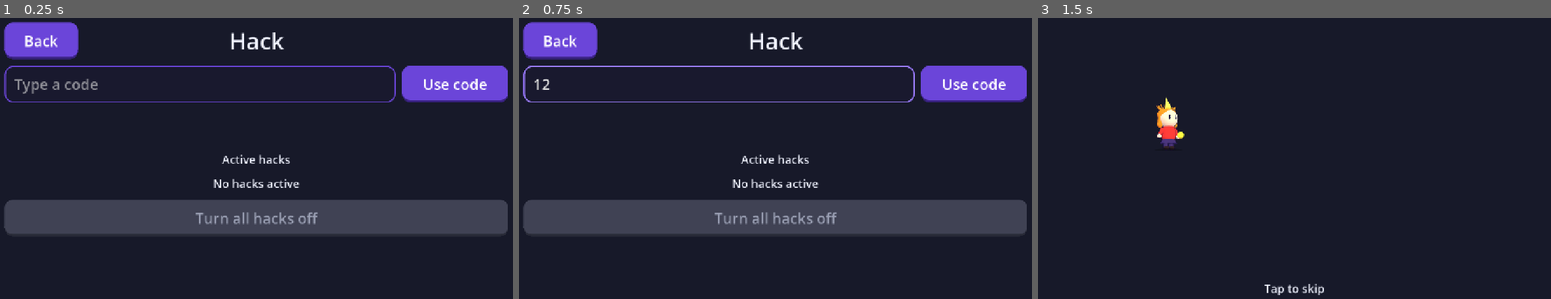
Above: before the commit, frames 1-3 (left to right).
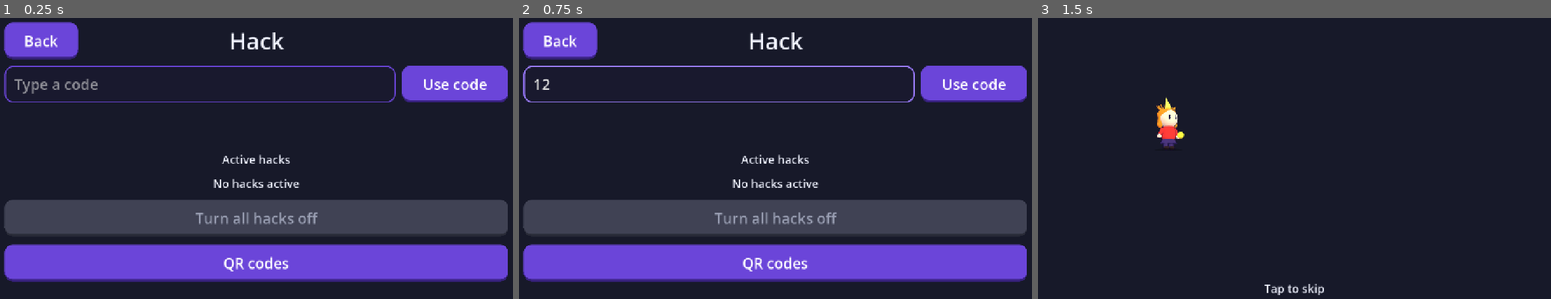
Above: after the commit, the same moments.

Repository: martinnordio/hack_star
Game: Godot game, scene res://scenes/hack_screen.tscn
Two runs of this game, one before a commit and one after it. Both use one fixed random seed, a clock stepped at 60 frames per second and the inputs below. This scene is started directly instead of the project's main scene.
Inputs (mouse positions are in pixels of both pictures, inside the frame that each line leads up to):
- Up to frame 1 (0.25 s): no input
- Up to frame 2 (0.75 s): click (719, 85) at 0.52 s; type "12" at 0.6 s
- Up to frame 3 (1.5 s): click "Back" at 1.25 s

The runs differ from the first frame. In frame 1, 13% of the frame differs, in the area x 0-99%, y 80-94%; in frame 2, 13%; in frame 3, nothing differs.

Commit message:
Step 6: QR page with savable images (#29)
Co-authored-by: Copilot <223556219+Copilot@users.noreply.github.com>

Diff:
--- a/hack_star_godot/game/hacks.gd
+++ b/hack_star_godot/game/hacks.gd
@@ -58,6 +58,11 @@
 	return ""
 
 
+## The text of a hack's QR code: the game's address with the code (D9 of spec 05).
+static func link(game_address: String, code: String) -> String:
+	return "%s?%s=%s" % [game_address, CODE_PARAMETER, normalize_code(code).uri_encode()]
+
+
 ## "Credits: 321", or the unlimited sign with the hack.
 static func credits_text(credits: int, hacks: Array[String]) -> String:
 	return "Credits: %s" % (UNLIMITED_TEXT if INFINITE_CREDITS in hacks else str(credits))
--- a/hack_star_godot/scenes/autoload/screens.gd
+++ b/hack_star_godot/scenes/autoload/screens.gd
@@ -8,6 +8,7 @@
 const FIGHTER: String = "res://scenes/fighter_screen.tscn"
 const INFO: String = "res://scenes/info.tscn"
 const HACK: String = "res://scenes/hack_screen.tscn"
+const QR: String = "res://scenes/qr_page.tscn"
 
 
 func go_to(path: String) -> Error:
--- a/hack_star_godot/scenes/hack_screen.gd
+++ b/hack_star_godot/scenes/hack_screen.gd
@@ -34,6 +34,7 @@
 	_code_edit.text_submitted.connect(submit)
 	_use_button.pressed.connect(_on_use_pressed)
 	_reset_button.pressed.connect(_on_reset_pressed)
+	_qr_button.pressed.connect(_on_qr_pressed)
 	_confirm.confirmed.connect(_on_reset_confirmed)
 	_message.resized.connect(_center_message_pivot)
 	_refresh()
@@ -64,6 +65,10 @@
 
 func _on_use_pressed() -> void:
 	submit(_code_edit.text)
+
+
+func _on_qr_pressed() -> void:
+	Screens.go_to(Screens.QR)
 
 
 func _on_reset_pressed() -> void:
--- a/hack_star_godot/scenes/hack_screen.tscn
+++ b/hack_star_godot/scenes/hack_screen.tscn
@@ -117,7 +117,6 @@
 text = "Turn all hacks off"
 
 [node name="QrButton" type="Button" parent="Margin/Column/Scroll/Content"]
-visible = false
 custom_minimum_size = Vector2(0, 80)
 layout_mode = 2
 text = "QR codes"
--- /dev/null
+++ b/hack_star_godot/scenes/qr_page.gd
@@ -0,0 +1,114 @@
+class_name QrPage
+extends Control
+## The QR page: a large QR code for each hack code, to scan from the screen or to save as an
+## image (spec 05, S10 and D10). The codes come from the server (`HackServer.list_hacks`).
+
+const MESSAGE_COLOR: Color = Color(0.94, 0.95, 1.0)
+const ERROR_COLOR: Color = Color(1.0, 0.55, 0.5)
+const QR_DISPLAY_SIZE: float = 320.0
+const LOCAL_GAME_ADDRESS: String = "http://localhost:8060/"
+
+## Where **Save image** writes a file outside the web export.
+var save_folder: String = "user://"
+
+@onready var _message: Label = $Margin/Column/Scroll/Content/Message
+@onready var _rows: HFlowContainer = $Margin/Column/Scroll/Content/Rows
+
+
+func _ready() -> void:
+	_message.text = "Loading…"
+	_message.add_theme_color_override("font_color", MESSAGE_COLOR)
+	var result: Dictionary = await HackServer.list_hacks()
+	if not is_inside_tree():
+		return
+	if result["status"] != HackServer.STATUS_OK:
+		_message.text = "Can't reach the hack server. Try again later."
+		_message.add_theme_color_override("font_color", ERROR_COLOR)
+		return
+	_message.text = "Scan a code with the camera, or save its image."
+	var hacks: Array[Dictionary] = []
+	hacks.assign(result["hacks"])
+	for hack: Dictionary in hacks:
+		_rows.add_child(_build_row(hack))
+
+
+## The address of the game, which a QR code opens (D9 of spec 05).
+static func game_address() -> String:
+	if OS.has_feature("web"):
+		var address: Variant = JavaScriptBridge.eval("location.origin + location.pathname")
+		if address is String and not (address as String).is_empty():
+			return address
+	return LOCAL_GAME_ADDRESS
+
+
+## Saves the QR image of a hack code: a download in the web export, else a PNG in
+## `save_folder`. Returns the path of the file, or an empty string for a download or a failure.
+func save_image(code: String) -> String:
+	var png: PackedByteArray = (
+		QrImage.image_for(Hacks.link(game_address(), code)).save_png_to_buffer()
+	)
+	var file_name: String = "hack-%s.png" % code.to_lower()
+	if OS.has_feature("web"):
+		JavaScriptBridge.download_buffer(png, file_name, "image/png")
+		return ""
+	var path: String = save_folder.path_join(file_name)
+	var file: FileAccess = FileAccess.open(path, FileAccess.WRITE)
+	if file == null:
+		return ""
+	file.store_buffer(png)
+	file.close()
+	return path
+
+
+func _build_row(hack: Dictionary) -> Control:
+	var code: String = hack["code"]
+	var row: PanelContainer = PanelContainer.new()
+	row.name = code.validate_node_name()
+	row.theme_type_variation = &"CardPanel"
+	var column: VBoxContainer = VBoxContainer.new()
+	column.name = "Column"
+	column.add_theme_constant_override("separation", 12)
+	row.add_child(column)
+	var title: Label = Label.new()
+	title.name = "Name"
+	title.text = hack["name"]
+	title.theme_type_variation = &"SubheadingLabel"
+	title.horizontal_alignment = HORIZONTAL_ALIGNMENT_CENTER
+	column.add_child(title)
+	var code_label: Label = Label.new()
+	code_label.name = "Code"
+	code_label.text = code
+	code_label.horizontal_alignment = HORIZONTAL_ALIGNMENT_CENTER
+	column.add_child(code_label)
+	var picture: TextureRect = TextureRect.new()
+	picture.name = "Picture"
+	picture.texture = QrImage.texture_for(Hacks.link(game_address(), code))
+	picture.texture_filter = CanvasItem.TEXTURE_FILTER_NEAREST
+	picture.expand_mode = TextureRect.EXPAND_IGNORE_SIZE
+	picture.stretch_mode = TextureRect.STRETCH_KEEP_ASPECT_CENTERED
+	picture.custom_minimum_size = Vector2(QR_DISPLAY_SIZE, QR_DISPLAY_SIZE)
+	column.add_child(picture)
+	var save: Button = Button.new()
+	save.name = "SaveButton"
+	save.text = "Save image"
+	save.custom_minimum_size = Vector2(0, 80)
+	column.add_child(save)
+	var saved: Label = Label.new()
+	saved.name = "Saved"
+	saved.autowrap_mode = TextServer.AUTOWRAP_ARBITRARY
+	saved.horizontal_alignment = HORIZONTAL_ALIGNMENT_CENTER
+	saved.visible = false
+	column.add_child(saved)
+	save.pressed.connect(_on_save_pressed.bind(code, saved))
+	return row
+
+
+func _on_save_pressed(code: String, saved: Label) -> void:
+	var path: String = save_image(code)
+	saved.visible = true
+	if OS.has_feature("web"):
+		saved.text = "Image downloaded."
+	elif path.is_empty():
+		saved.text = "Could not save the image."
+	else:
+		saved.text = "Saved to %s" % ProjectSettings.globalize_path(path)
--- /dev/null
+++ b/hack_star_godot/scenes/qr_page.tscn
@@ -0,0 +1,79 @@
+[gd_scene format=3]
+
+[ext_resource type="Script" path="res://scenes/qr_page.gd" id="1_qr"]
+[ext_resource type="PackedScene" path="res://scenes/ui/back_button.tscn" id="2_back"]
+
+[node name="QrPage" type="Control"]
+layout_mode = 3
+anchors_preset = 15
+anchor_right = 1.0
+anchor_bottom = 1.0
+grow_horizontal = 2
+grow_vertical = 2
+script = ExtResource("1_qr")
+
+[node name="Background" type="Panel" parent="."]
+layout_mode = 1
+anchors_preset = 15
+anchor_right = 1.0
+anchor_bottom = 1.0
+grow_horizontal = 2
+grow_vertical = 2
+theme_type_variation = &"BackgroundPanel"
+
+[node name="Margin" type="MarginContainer" parent="."]
+layout_mode = 1
+anchors_preset = 15
+anchor_right = 1.0
+anchor_bottom = 1.0
+grow_horizontal = 2
+grow_vertical = 2
+theme_override_constants/margin_left = 24
+theme_override_constants/margin_top = 24
+theme_override_constants/margin_right = 24
+theme_override_constants/margin_bottom = 16
+
+[node name="Column" type="VBoxContainer" parent="Margin"]
+layout_mode = 2
+theme_override_constants/separation = 16
+
+[node name="Header" type="HBoxContainer" parent="Margin/Column"]
+layout_mode = 2
+
+[node name="BackButton" parent="Margin/Column/Header" instance=ExtResource("2_back")]
+layout_mode = 2
+
+[node name="Title" type="Label" parent="Margin/Column/Header"]
+layout_mode = 2
+size_flags_horizontal = 3
+theme_type_variation = &"HeadingLabel"
+text = "QR codes"
+horizontal_alignment = 1
+
+[node name="Balance" type="Control" parent="Margin/Column/Header"]
+custom_minimum_size = Vector2(180, 0)
+layout_mode = 2
+
+[node name="Scroll" type="ScrollContainer" parent="Margin/Column"]
+layout_mode = 2
+size_flags_vertical = 3
+horizontal_scroll_mode = 0
+
+[node name="Content" type="VBoxContainer" parent="Margin/Column/Scroll"]
+layout_mode = 2
+size_flags_horizontal = 3
+theme_override_constants/separation = 20
+
+[node name="Message" type="Label" parent="Margin/Column/Scroll/Content"]
+custom_minimum_size = Vector2(0, 80)
+layout_mode = 2
+theme_type_variation = &"SubheadingLabel"
+horizontal_alignment = 1
+vertical_alignment = 1
+autowrap_mode = 3
+
+[node name="Rows" type="HFlowContainer" parent="Margin/Column/Scroll/Content"]
+layout_mode = 2
+theme_override_constants/h_separation = 20
+theme_override_constants/v_separation = 20
+alignment = 1
--- /dev/null
+++ b/hack_star_godot/scenes/ui/qr_image.gd
@@ -0,0 +1,34 @@
+class_name QrImage
+extends RefCounted
+## Draws a QR code (`QrCode`) as an image: black on white, a quiet zone of 4 modules around it,
+## 8 pixels per module (spec 05, D10).
+
+const MODULE_PIXELS: int = 8
+const QUIET_MODULES: int = 4
+
+
+## The image of `text`, or null when the text does not fit a QR code.
+static func image_for(text: String) -> Image:
+	var matrix: Array[Array] = QrCode.encode(text)
+	if matrix.is_empty():
+		return null
+	var modules: int = matrix.size() + 2 * QUIET_MODULES
+	var image: Image = Image.create(
+		modules * MODULE_PIXELS, modules * MODULE_PIXELS, false, Image.FORMAT_RGB8
+	)
+	image.fill(Color.WHITE)
+	for row: int in matrix.size():
+		for column: int in matrix.size():
+			if matrix[row][column]:
+				var origin: Vector2i = (
+					Vector2i(column + QUIET_MODULES, row + QUIET_MODULES) * MODULE_PIXELS
+				)
+				image.fill_rect(Rect2i(origin, Vector2i.ONE * MODULE_PIXELS), Color.BLACK)
+	return image
+
+
+static func texture_for(text: String) -> ImageTexture:
+	var image: Image = image_for(text)
+	if image == null:
+		return null
+	return ImageTexture.create_from_image(image)
--- a/hack_star_godot/tests/test_hack_screen.gd
+++ b/hack_star_godot/tests/test_hack_screen.gd
@@ -166,7 +166,12 @@
 		await UiInput.close(self, shown)
 
 
-func test_qr_and_scan_buttons_are_hidden_until_they_are_connected() -> void:
-	var screen: Control = _show_screen()
-	assert_false(screen.get_node("Margin/Column/Scroll/Content/ScanButton").visible)
-	assert_false(screen.get_node("Margin/Column/Scroll/Content/QrButton").visible)
+func test_scan_is_hidden_until_it_is_connected_and_qr_codes_opens_the_qr_page() -> void:
+	_answer(0, "")
+	var opened: Dictionary = await UiInput.open(self, HACK_SCREEN)
+	var content: Node = opened["screen"].get_node("Margin/Column/Scroll/Content")
+	assert_false(content.get_node("ScanButton").visible)
+	UiInput.click(opened["viewport"], content.get_node("QrButton"))
+	var shown: Node = await UiInput.settle(self, opened)
+	assert_eq(shown.scene_file_path, Screens.QR, "QR codes opens the QR page")
+	await UiInput.close(self, shown)
--- a/hack_star_godot/tests/test_hacks.gd
+++ b/hack_star_godot/tests/test_hacks.gd
@@ -44,6 +44,12 @@
 	assert_eq(Hacks.power_text(7, _power), "Power 7 / 22")
 
 
+func test_a_qr_link_carries_the_code_and_reads_back_as_the_code() -> void:
+	var link: String = Hacks.link("http://localhost:8060/", " power22 ")
+	assert_eq(link, "http://localhost:8060/?hack=POWER22")
+	assert_eq(Hacks.code_from_scan(link), "POWER22")
+
+
 func test_known_ids() -> void:
 	assert_true(Hacks.is_known("power22"))
 	assert_false(Hacks.is_known("hypercharge"))
--- /dev/null
+++ b/hack_star_godot/tests/test_qr_page.gd
@@ -0,0 +1,73 @@
+extends GutTest
+
+const QR_PAGE: PackedScene = preload("res://scenes/qr_page.tscn")
+const SAVE_FOLDER: String = "user://test"
+const ROWS_PATH: String = "Margin/Column/Scroll/Content/Rows"
+const MESSAGE_PATH: String = "Margin/Column/Scroll/Content/Message"
+const LIST_BODY: String = (
+	'[{"id": "infinite_credits", "code": "INFINITY", "name": "Unlimited credits"},'
+	+ '{"id": "hypercharge", "code": "HYPERCHARGE", "name": "Hypercharge"},'
+	+ '{"id": "unlock_all", "code": "OPENSESAME", "name": "Unlock everything"},'
+	+ '{"id": "power22", "code": "POWER22", "name": "Power 22"}]'
+)
+
+
+func after_each() -> void:
+	HackServer.fake_responder = Callable()
+	DirAccess.remove_absolute(SAVE_FOLDER.path_join("hack-infinity.png"))
+
+
+func _answer(status: int, body: String) -> void:
+	HackServer.fake_responder = func(_method: String, _url: String, _sent: String) -> Dictionary:
+		return {"status": status, "body": body}
+
+
+func _show_page() -> Control:
+	var page: Control = autofree(QR_PAGE.instantiate())
+	page.save_folder = SAVE_FOLDER
+	add_child(page)
+	await wait_process_frames(2)
+	return page
+
+
+func test_each_known_hack_has_a_row_with_name_code_and_a_big_picture() -> void:
+	_answer(200, LIST_BODY)
+	var page: Control = await _show_page()
+	var rows: Node = page.get_node(ROWS_PATH)
+	assert_eq(rows.get_child_count(), 3, "hypercharge from the server is not shown")
+	assert_null(rows.get_node_or_null("HYPERCHARGE"))
+	var expected: Dictionary = {
+		"INFINITY": "Unlimited credits", "OPENSESAME": "Unlock everything", "POWER22": "Power 22"
+	}
+	for code: String in expected:
+		var row: Node = rows.get_node(code)
+		assert_eq(row.get_node("Column/Name").text, expected[code])
+		assert_eq(row.get_node("Column/Code").text, code)
+		var picture: TextureRect = row.get_node("Column/Picture")
+		var link: String = Hacks.link(QrPage.game_address(), code)
+		var side: int = (QrCode.size_for_version(QrCode.version_for(link)) + 8) * 8
+		assert_eq(picture.texture.get_size(), Vector2(side, side))
+		assert_gte(picture.custom_minimum_size.x, 300.0, "large enough to scan")
+
+
+func test_without_the_server_the_page_says_so() -> void:
+	_answer(0, "")
+	var page: Control = await _show_page()
+	assert_eq(page.get_node(MESSAGE_PATH).text, "Can't reach the hack server. Try again later.")
+	assert_eq(page.get_node(ROWS_PATH).get_child_count(), 0)
+
+
+func test_save_image_writes_a_png_that_is_the_qr_code_of_the_link() -> void:
+	_answer(200, LIST_BODY)
+	var page: Control = await _show_page()
+	var save: Button = page.get_node(ROWS_PATH + "/INFINITY/Column/SaveButton")
+	save.pressed.emit()
+	var path: String = SAVE_FOLDER.path_join("hack-infinity.png")
+	assert_true(FileAccess.file_exists(path), "the PNG is written")
+	var saved: Image = Image.load_from_file(path)
+	var expected: Image = QrImage.image_for(Hacks.link(QrPage.game_address(), "INFINITY"))
+	assert_eq(saved.get_size(), expected.get_size())
+	assert_eq(saved.get_data(), expected.get_data())
+	var note: Label = page.get_node(ROWS_PATH + "/INFINITY/Column/Saved")
+	assert_true(note.visible)
+	assert_string_contains(note.text, "hack-infinity.png")
--- a/hack_star_godot/tests/test_screen_sizes.gd
+++ b/hack_star_godot/tests/test_screen_sizes.gd
@@ -8,6 +8,7 @@
 const FIGHTER_SCENE: PackedScene = preload("res://scenes/fighter_screen.tscn")
 const INFO_SCENE: PackedScene = preload("res://scenes/info.tscn")
 const HACK_SCENE: PackedScene = preload("res://scenes/hack_screen.tscn")
+const QR_SCENE: PackedScene = preload("res://scenes/qr_page.tscn")
 const ARENA_SCENE: PackedScene = preload("res://scenes/arena.tscn")
 const ArenaScript: GDScript = preload("res://scenes/arena.gd")
 const MIN_BUTTON_HEIGHT: float = 44.0
@@ -176,6 +177,7 @@
 		"Margin/Column/Scroll/Content/ActiveTitle",
 		"Margin/Column/Scroll/Content/ActiveList",
 		"Margin/Column/Scroll/Content/ResetButton",
+		"Margin/Column/Scroll/Content/QrButton",
 	]
 	for label: String in SIZES:
 		var size: Vector2i = SIZES[label]
@@ -206,6 +208,51 @@
 		assert_signal_emit_count(button, "pressed", 1, "a click presses %s" % button.text)
 		UiInput.touch(shown[0], button)
 		assert_signal_emit_count(button, "pressed", 2, "a touch presses %s" % button.text)
+
+
+func test_qr_page_fits_every_size() -> void:
+	HackServer.fake_responder = func(_method: String, _url: String, _sent: String) -> Dictionary:
+		return {
+			"status": 200,
+			"body":
+			(
+				'[{"id": "infinite_credits", "code": "INFINITY", "name": "Unlimited credits"},'
+				+ '{"id": "power22", "code": "POWER22", "name": "Power 22"}]'
+			)
+		}
+	for label: String in SIZES:
+		var size: Vector2i = SIZES[label]
+		var shown: Array = await _show_in_viewport(QR_SCENE, size)
+		var screen: Control = shown[1]
+		await wait_process_frames(2)
+		var visible_rect: Rect2 = Rect2(Vector2.ZERO, _content_size(size))
+		_assert_inside(screen.get_node("Margin/Column/Header/BackButton"), visible_rect, label)
+		var scroll: ScrollContainer = screen.get_node("Margin/Column/Scroll")
+		_assert_inside(scroll, visible_rect, "%s scroll" % label)
+		var content: Control = scroll.get_node("Content")
+		assert_lte(content.size.x, scroll.size.x + 0.5, "%s content fits the width" % label)
+		var first: Control = content.get_node("Rows").get_child(0)
+		var rect: Rect2 = first.get_global_rect()
+		assert_true(
+			rect.position.x >= -0.5 and rect.end.x <= visible_rect.end.x + 0.5,
+			"%s first QR code %s fits the width" % [label, rect]
+		)
+		shown[0].queue_free()
+	HackServer.fake_responder = Callable()
+
+
+func test_back_on_the_qr_page_reacts_to_mouse_click_and_touch() -> void:
+	HackServer.fake_responder = func(_method: String, _url: String, _sent: String) -> Dictionary:
+		return {"status": 0, "body": ""}
+	var shown: Array = await _show_in_viewport(QR_SCENE, Vector2i(390, 844))
+	var button: Button = shown[1].get_node("Margin/Column/Header/BackButton")
+	_drop_handlers(button)
+	watch_signals(button)
+	UiInput.click(shown[0], button)
+	assert_signal_emit_count(button, "pressed", 1, "a click presses Back")
+	UiInput.touch(shown[0], button)
+	assert_signal_emit_count(button, "pressed", 2, "a touch presses Back")
+	HackServer.fake_responder = Callable()
 
 
 func test_arena_fits_every_size() -> void:
@@ -305,6 +352,7 @@
 		"fighter": FIGHTER_SCENE,
 		"info": INFO_SCENE,
 		"hack": HACK_SCENE,
+		"qr": QR_SCENE,
 		"arena": ARENA_SCENE,
 	}
 	for label: String in SIZES:
--- a/hack_star_godot/tests/test_screens.gd
+++ b/hack_star_godot/tests/test_screens.gd
@@ -5,7 +5,13 @@
 
 func test_each_screen_constant_names_an_existing_scene() -> void:
 	for path: String in [
-		Screens.HOME, Screens.ARENA, Screens.FIGHTERS, Screens.FIGHTER, Screens.INFO
+		Screens.HOME,
+		Screens.ARENA,
+		Screens.FIGHTERS,
+		Screens.FIGHTER,
+		Screens.INFO,
+		Screens.HACK,
+		Screens.QR
 	]:
 		assert_true(ResourceLoader.exists(path), "%s exists" % path)
 		assert_true(load(path) is PackedScene, "%s is a scene" % path)
Not shown, added: hack_star_godot/scenes/qr_page.gd.uid
Not shown, added: hack_star_godot/scenes/ui/qr_image.gd.uid
Not shown, added: hack_star_godot/tests/test_qr_page.gd.uid
Not shown, changed: hack_star_godot/.specs/features/2026_11_12_05_hack_codes_spec.md
